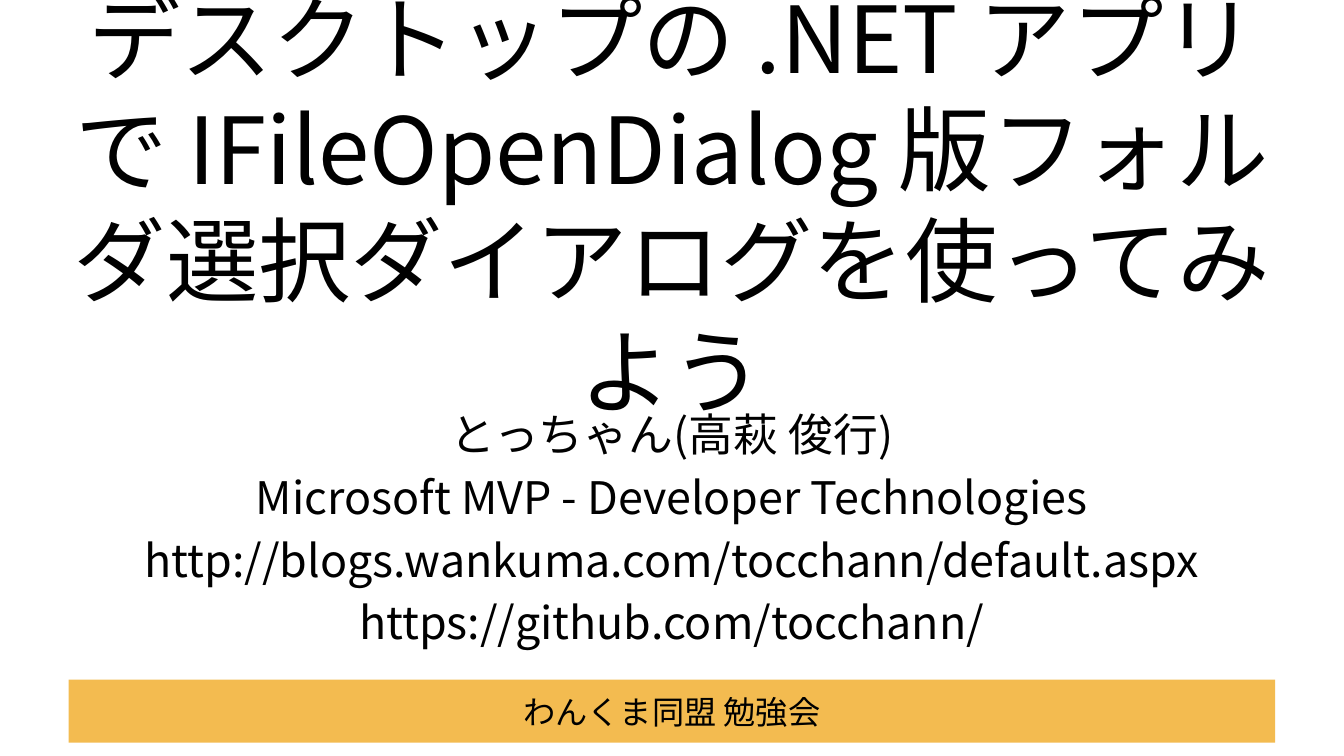
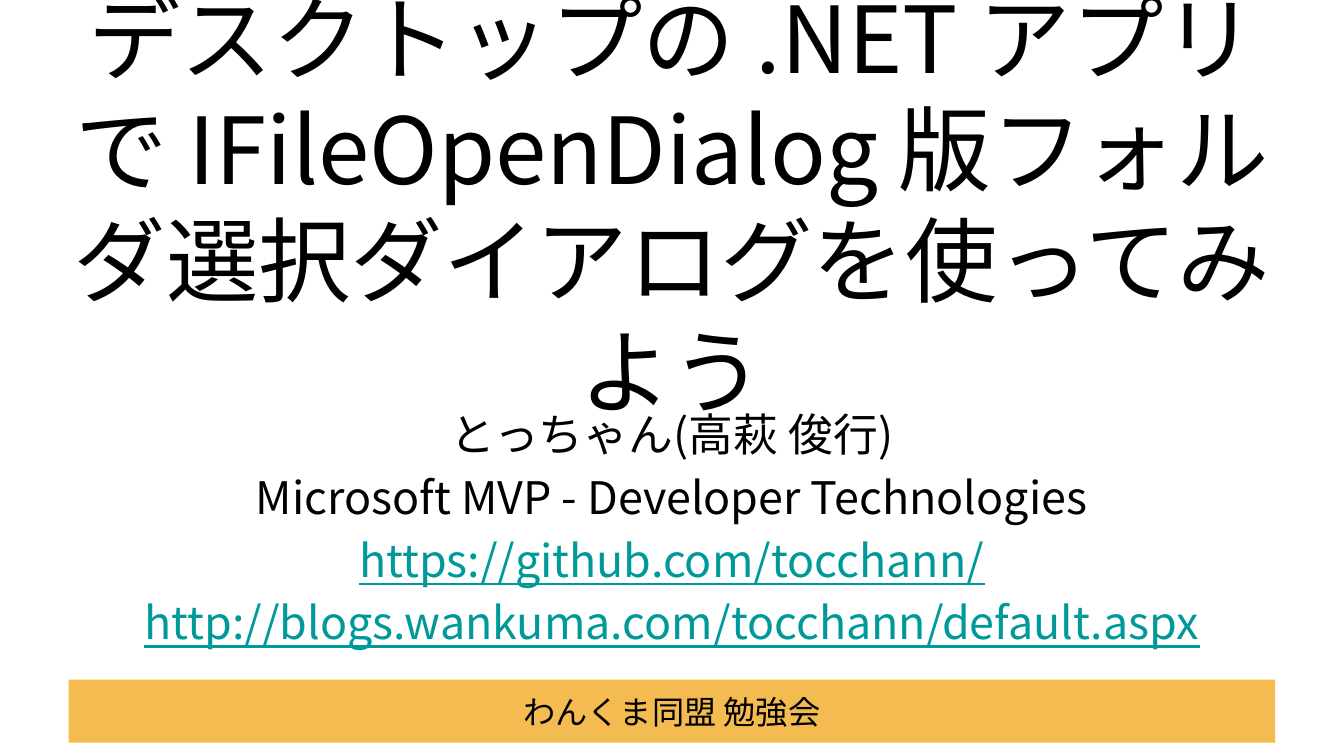
Before and after one commit to Tocchann/dotnetlab202009, a slide deck: slide 1 of Documents/セッション資料.pptx. Drawn at 1344x756 pixels with LibreOffice and Linux fonts; fonts in the diff are those of the drawing; background and template pictures are left out. Boxes give left, top, right and bottom in pixels: in the first picture for what was removed or moved away, otherwise in the second. Text is boxed around its words. In the diff, an @@ line names an element or a change of style, - is before the commit and + after.

```diff
--- a/Documents/セッション資料.pptx
+++ b/Documents/セッション資料.pptx
@@ subtitle at box(359, 541, 984, 588): paragraph added @@
+https://github.com/tocchann/
@@ subtitle at box(144, 602, 1198, 651): text colour #000000 to #009999, underline on in "http://blogs.wankuma.com/tocchann/default.aspx" @@
@@ subtitle at box(359, 603, 984, 651): paragraph removed @@
-https://github.com/tocchann/
```
Also in this commit, not shown: 4 other slides changed, 9 slides added, 5 other files.
